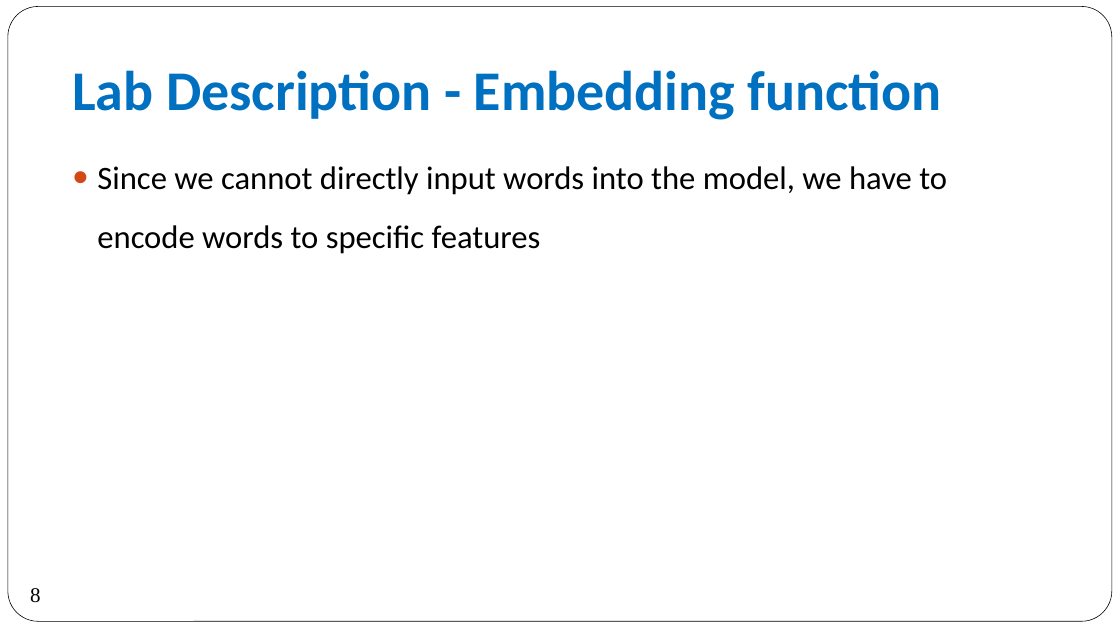
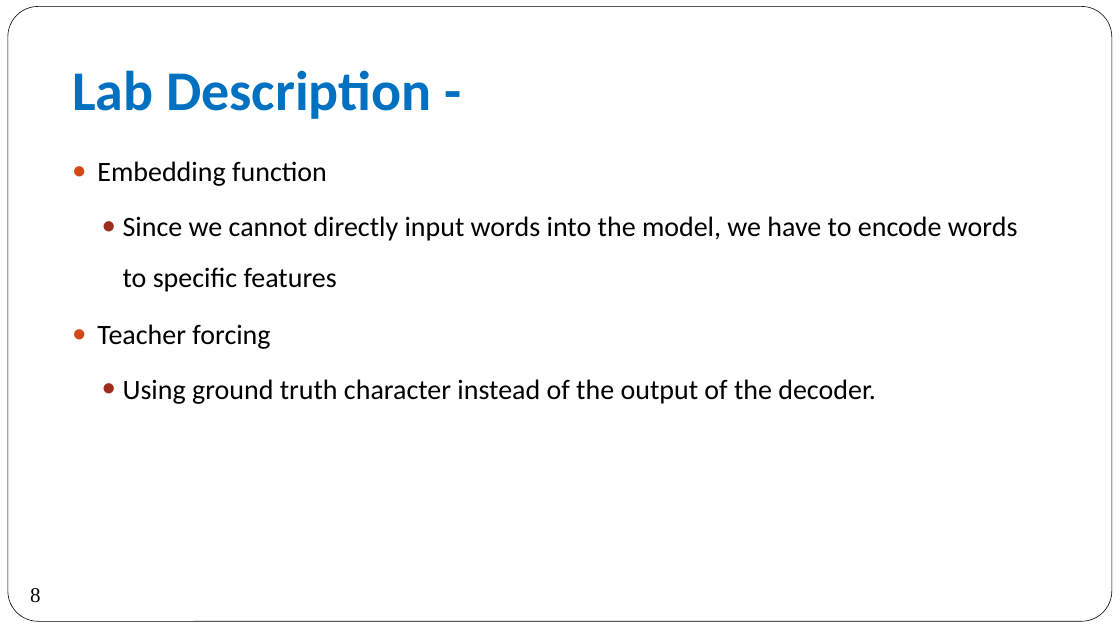
Before and after one commit to 2021-DL-Training-Program/Lab2-Sequence-to-Sequence-Recurrent-Neural-Network, a slide deck: slide 8 of Lab2-Sequence-to-Sequence Recurrent Neural Network.pptx. Drawn at 1120x630 pixels with LibreOffice and Linux fonts; fonts in the diff are those of the drawing. Boxes give left, top, right and bottom in pixels: in the first picture for what was removed or moved away, otherwise in the second. Text is boxed around its words. In the diff, an @@ line names an element or a change of style, - is before the commit and + after.

```diff
--- a/Lab2-Sequence-to-Sequence Recurrent Neural Network.pptx
+++ b/Lab2-Sequence-to-Sequence Recurrent Neural Network.pptx
@@ title at (x1=72, y1=70, x2=431, y2=119): text changed @@
-Lab Description - Embedding function
+Lab Description -
@@ text at (x1=97, y1=161, x2=327, y2=186): paragraph added @@
+● Embedding function
@@ text at (x1=123, y1=216, x2=1018, y2=292): size 28 to 24 pt in "Since we cannot directly input words into ..."; list level 1 to 2 in "Since we cannot directly input ..."; bullet colour #D34817 to #9B2D1F @@
@@ text at (x1=97, y1=324, x2=876, y2=404): paragraphs added @@
+● Teacher forcing
+  ● Using ground truth character instead of the output of the decoder.
```
Also in this commit, not shown: 3 other slides changed.
